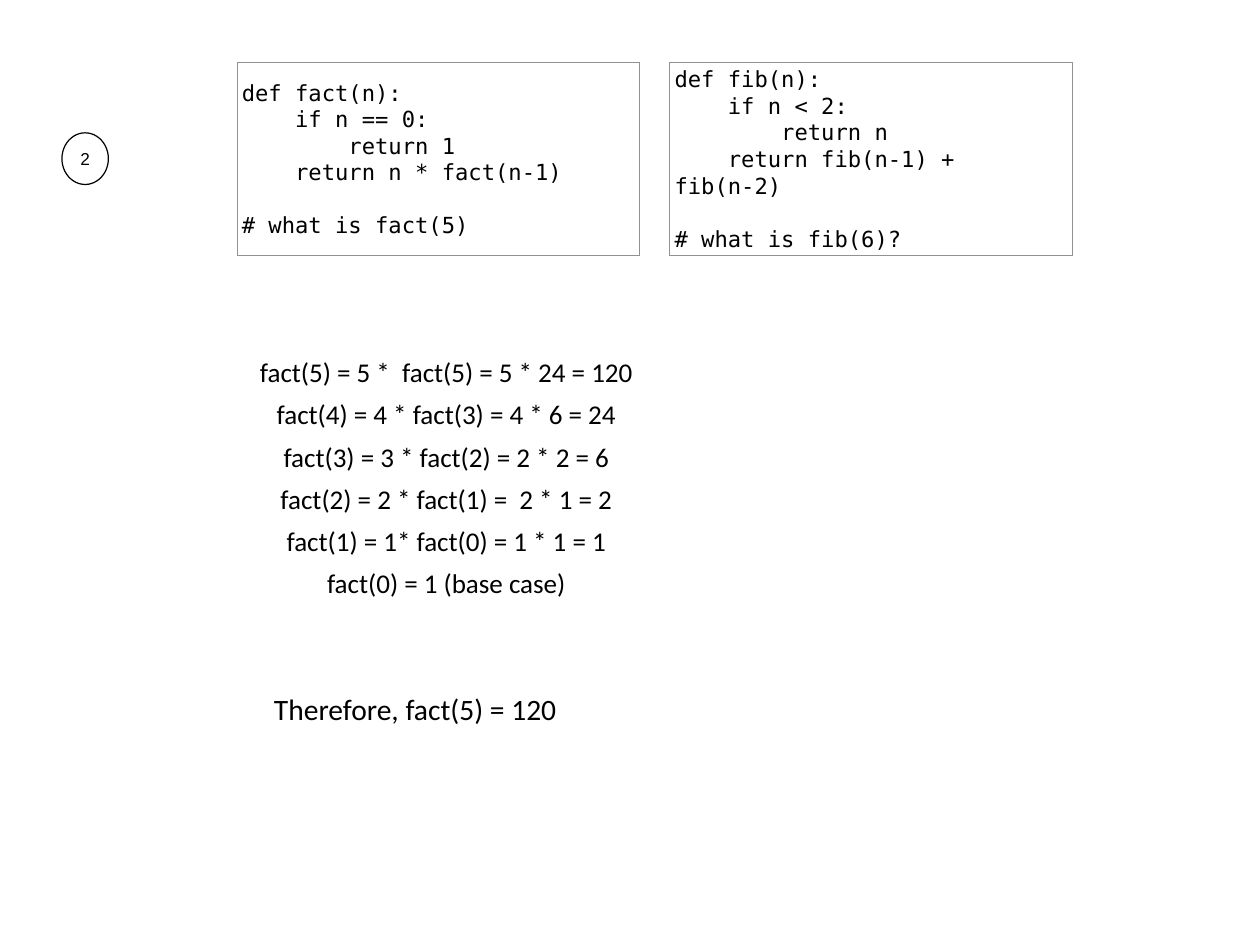
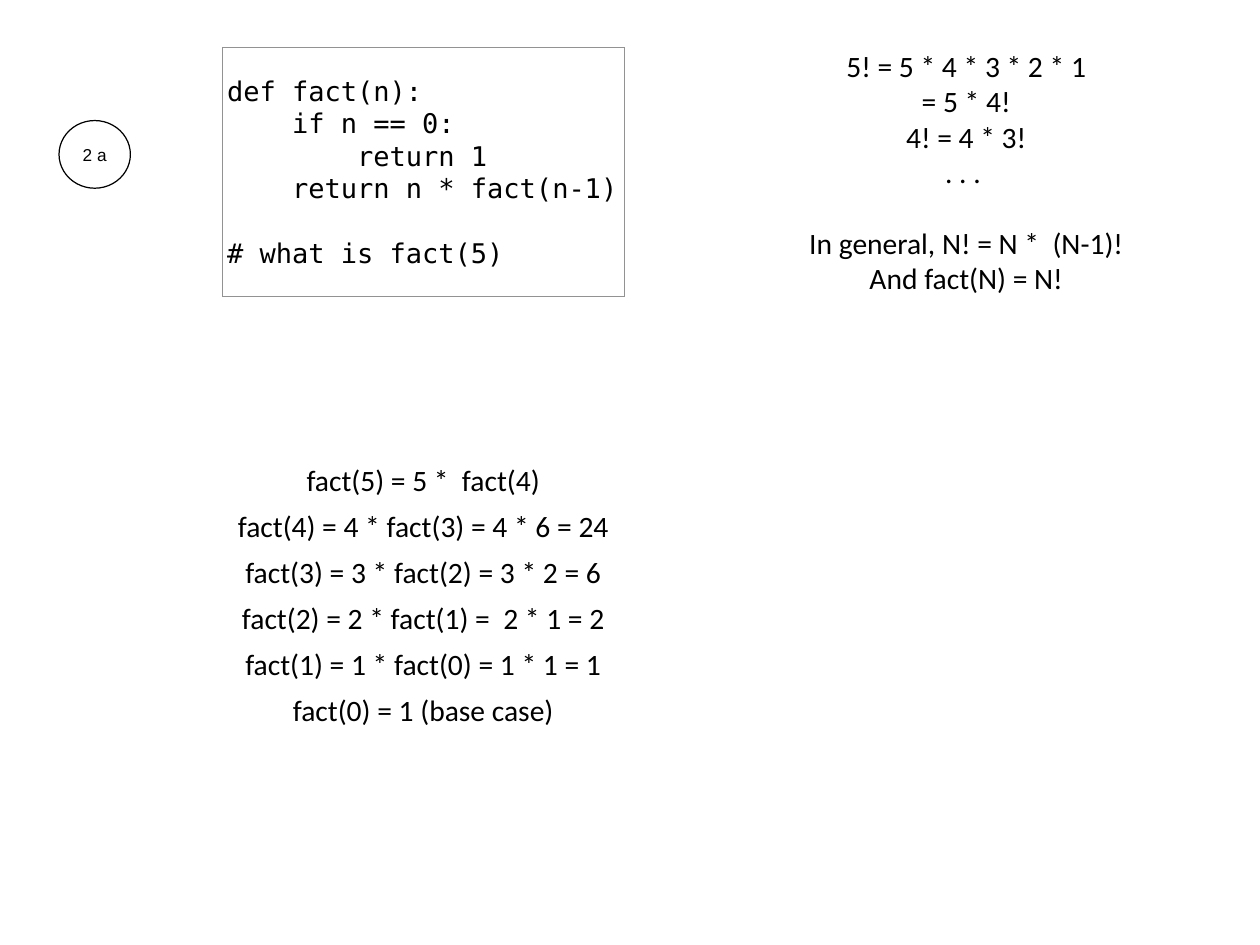
Before and after one commit to Jsus00G/CS-320-Projects-P, a slide deck: slide 49 of lecture-material/07-Recursion_and_Graphs/07-recursion-worksheet-solution.pptx (slide 25 before the commit). Drawn at 1260x945 pixels with LibreOffice and Linux fonts; fonts in the diff are those of the drawing. Boxes give left, top, right and bottom in pixels: in the first picture for what was removed or moved away, otherwise in the second. Text is boxed around its words. In the diff, an @@ line names an element or a change of style, - is before the commit and + after.

```diff
--- a/lecture-material/07-Recursion_and_Graphs/07-recursion-worksheet-solution.pptx
+++ b/lecture-material/07-Recursion_and_Graphs/07-recursion-worksheet-solution.pptx
@@ rectangle "def fact(n):": place and size @@
-rectangle "def fact(n):" at [237, 62, 639, 255]
+rectangle "def fact(n):" at [222, 47, 625, 296]
@@ rectangle "def fact(n):" at [222, 47, 625, 296]: size 18 to 22 pt @@
@@ text added at [809, 57, 1124, 293], 24 pt, text #000000 @@
+5! = 5 * 4 * 3 * 2 * 1
+= 5 * 4!
+4! = 4 * 3!
+. . .
+In general, N! = N * (N-1)!
+And fact(N) = N!
@@ rectangle removed at [670, 62, 1072, 255] @@
-def fib(n):
-if n < 2:
-return n
-return fib(n-1) + fib(n-2)
-# what is fib(6)?
@@ ellipse "2 a": place and size @@
-ellipse "2 a" at [62, 133, 108, 184]
+ellipse "2 a" at [59, 121, 131, 188]
@@ text in ellipse at [83, 149, 107, 161]: text changed @@
-2
+2 a
@@ text "fact(5) = 5 * fact(4)": place and size @@
-text "fact(5) = 5 * fact(4)" at [260, 362, 632, 597]
+text "fact(5) = 5 * fact(4)" at [238, 469, 609, 725]
@@ text at [307, 469, 540, 495]: text changed; size 22 to 24 pt @@
-fact(5) = 5 * fact(5) = 5 * 24 = 120
+fact(5) = 5 * fact(4)
@@ text at [238, 515, 609, 725]: size 22 to 24 pt in "fact(4) = 4 * fact(3) = 4 ...", "fact(2) = 2 * fact(1) = 2 ...", "fact(0) = 1 (base case)" @@
@@ text at [245, 561, 601, 587]: text changed; size 22 to 24 pt @@
-fact(3) = 3 * fact(2) = 2 * 2 = 6
+fact(3) = 3 * fact(2) = 3 * 2 = 6
@@ text at [245, 653, 601, 679]: text changed; size 22 to 24 pt @@
-fact(1) = 1* fact(0) = 1 * 1 = 1
+fact(1) = 1 * fact(0) = 1 * 1 = 1
@@ text removed at [274, 698, 556, 724] @@
-Therefore, fact(5) = 120
```
Also in this commit, not shown: 44 other slides changed, 90 slides added, 4 slides removed, 5 other files.
